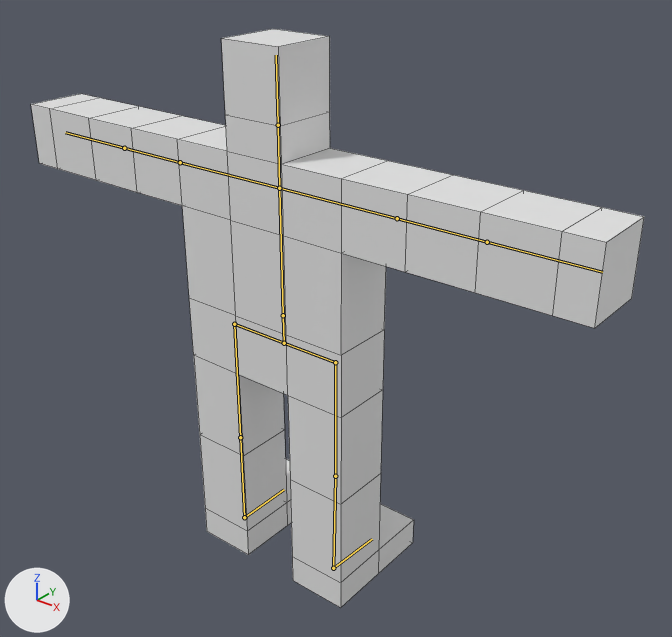
Renders of the Blender file GameEmptyReplaceMe/Game/DataSource/Blend/AnimGuy.blend from each side of a commit.
Camera for both pictures: a 50 mm lens placed at (1.69, -1.87, 1.3), pointed at (0.08, 0.15, 0.05). The lights are fixed; the arrows at lower left show +X, +Y and +Z. The bones that bend it are drawn over the model as lines. Mesh edges are drawn as thin lines.
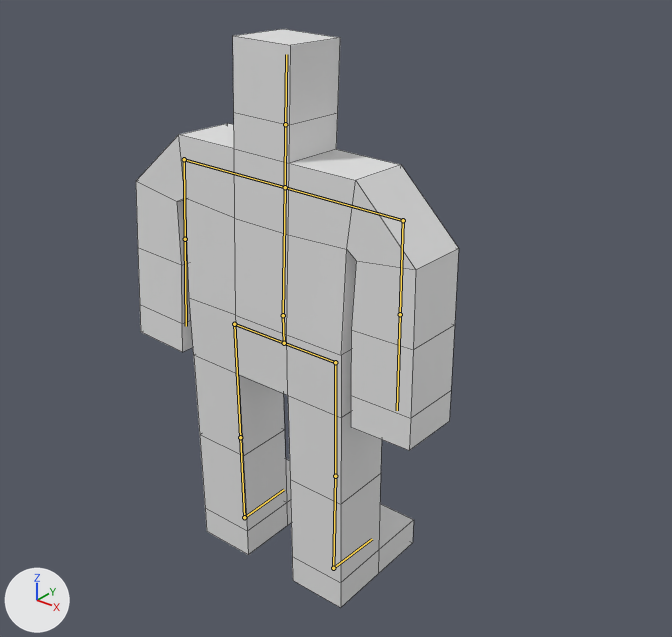
The newer file adds an action. The first version stands in its rest pose; the second is drawn at frame 12 of the action 'Idle'.

Pixel boxes [x1, y1, x2, y2] of what changed, in the pictures (672 x 637 px):
'Cube', posed (47% narrower): before [31, 29, 644, 608]; after [136, 29, 459, 608]
bone 'Bone.001', root to tip: before (283, 315) to (279, 188); after (283, 315) to (285, 187)
bone 'Bone.004', root to tip: before (180, 162) to (124, 148); after (184, 159) to (185, 239)
bone 'Bone.007', root to tip: before (397, 218) to (487, 242); after (403, 220) to (400, 314)

What the commit changed:
Bone 'Bone.001' (bone_bone_001) moves from (0.0, 0.0, 0.0) to (0.002, 0.0, -0.003).
Bone 'Bone.001' (bone_bone_001) turns from (0, 0, 0) to (-2, 0, -1) degrees about its own x, y and z.
Bone 'Bone.004' (bone_bone_004) moves from (0.0, 0.0, 0.0) to (0.001, 0.09, -0.885).
Bone 'Bone.004' (bone_bone_004) turns from (0, 0, 0) to (-88, 0, 0) degrees about its own x, y and z.
Bone 'Bone.007' (bone_bone_007) moves from (0.0, 0.0, 0.0) to (0.0, 0.104, -0.869).
Bone 'Bone.007' (bone_bone_007) turns from (0, 0, 0) to (-88, 0, 0) degrees about its own x, y and z.
